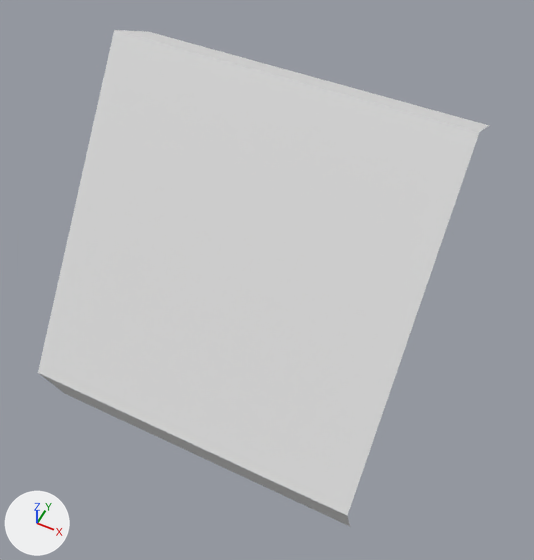
A saved change to the FBX model Assets/Models/Industry/Shalfs/PotatoFreeShalf.fbx.
Rendered twice from a camera (50 mm lens) standing at (1.45, -2.48, 4.37) and looking at (0.11, 0.21, 1.01). Lighting does not change. The marker at lower left points along +X, +Y and +Z. The first picture is the older version. Where no turn or scale is listed for an object, it has been applied to the vertices.

In view in the first picture: 'Glass'.
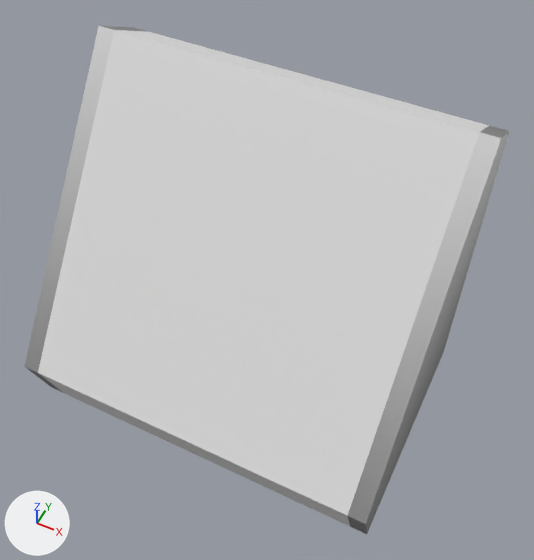
Changed parts and their boxes (x1, y1, x2, y2) in the pictures (534 x 560 px):
'Shalf', added: after (24, 26, 510, 534)

Patch to the scene script:
```diff
--- a/Assets/Models/Industry/Shalfs/PotatoFreeShalf.fbx.py
+++ b/Assets/Models/Industry/Shalfs/PotatoFreeShalf.fbx.py
@@ img_potatofreetexture_png @@
+img_potatofreetexture_png = load_image('potatoFreeTexture.png', '../../../Textures/potatoFreeTexture.png', 1024, 1024, 'sRGB')
@@ mat_material_001 @@
+mat_material_001 = principled_material('Material.001')
+mat_material_001.texture = img_potatofreetexture_png
@@ me_plane_001 @@
+me_plane_001.from_pydata(...)  # 32 vertices, 15 faces; spans x -1.23..1.16, y -0.67..1.0, z -0.06..2.12
+me_plane_001.materials.append(mat_material_001)  # picture img_potatofreetexture_png
@@ ob_shalf @@
+ob_shalf = bpy.data.objects.new('Shalf', me_plane_001)
+ob_shalf.location = (0.0, 0.0, 0.0)
```
